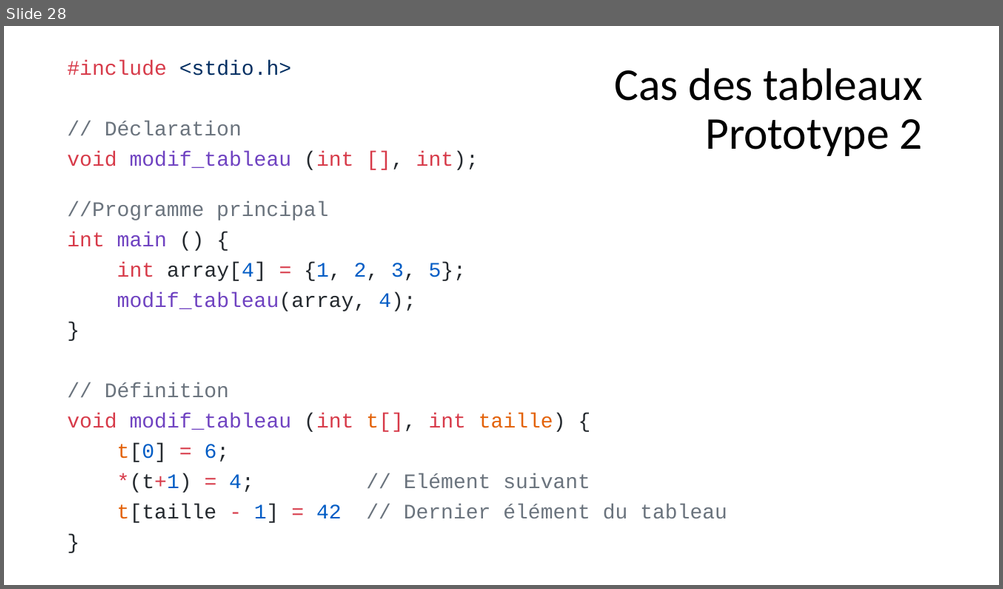
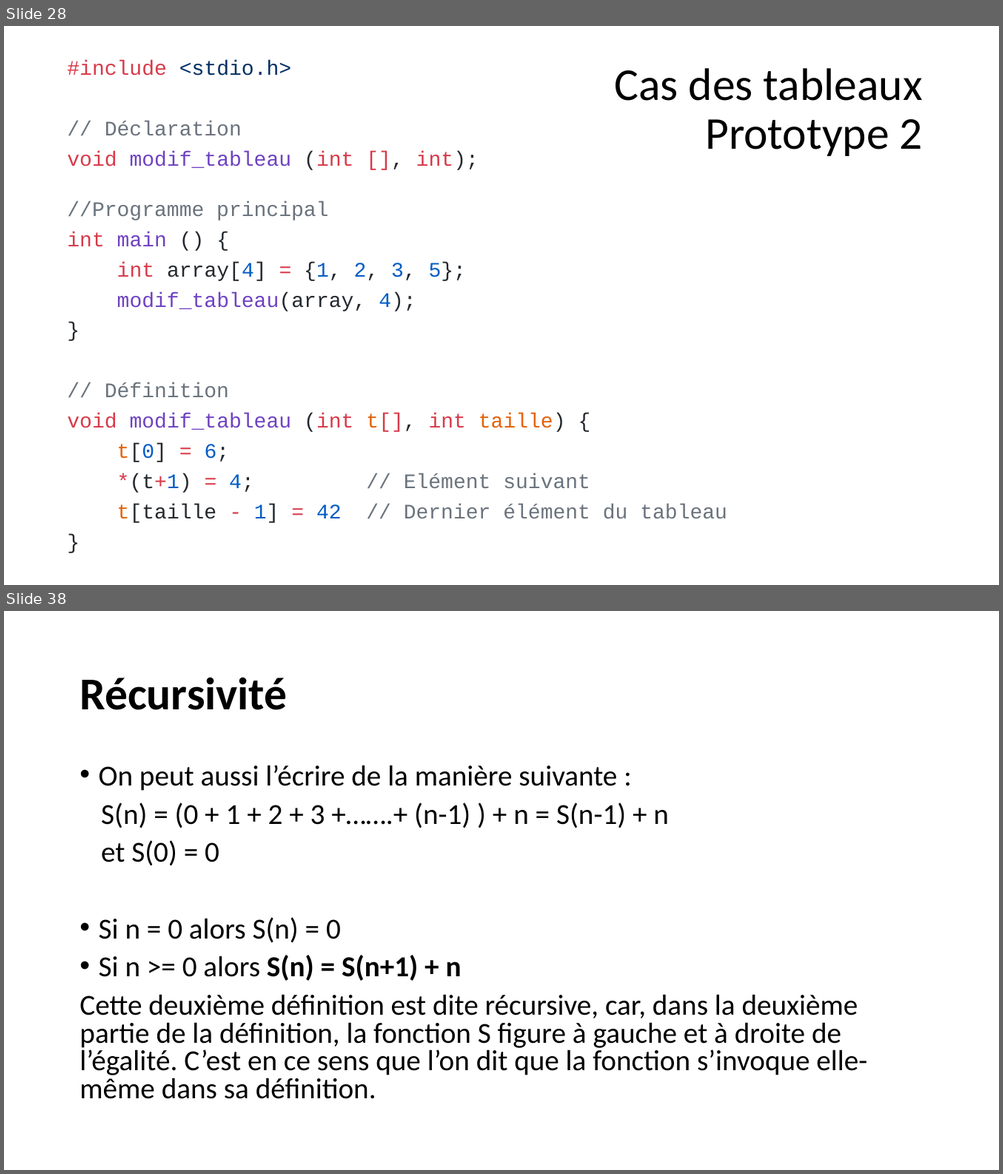
Before and after one commit to standard3/BTS1, a slide deck: 02_C/05_Fonctions/Fonctions.pptx. Shown one above the other, each under a label of ours: slide 28 before the commit, slides 28 and 38 after it; the slides between them are not shown. The pictures are 1003x589 and 1003x1174 pixels, drawn with LibreOffice and Linux fonts; fonts in the diff are those of the drawing. Boxes give left, top, right and bottom in pixels: in the first picture for what was removed or moved away, otherwise in the second. Text is boxed around its words. In the diff, an @@ line names an element or a change of style, - is before the commit and + after.

```diff
--- a/02_C/05_Fonctions/Fonctions.pptx
+++ b/02_C/05_Fonctions/Fonctions.pptx
@@ slide 38 added at bbox=[4, 611, 999, 1170], background #FFFFFF @@
@@ title added at bbox=[79, 677, 287, 710], 44 pt, text #000000, bold @@
+Récursivité
@@ text added at bbox=[79, 765, 867, 1099], 28 pt, text #000000 @@
+• On peut aussi l’écrire de la manière suivante :
+S(n) = (0 + 1 + 2 + 3 +…….+ (n-1) ) + n = S(n-1) + n
+et S(0) = 0
+• Si n = 0 alors S(n) = 0
+• Si n >= 0 alors S(n) = S(n+1) + n
+Cette deuxième définition est dite récursive, car, dans la deuxième partie de la définition, la fonction S figure à gauche et à droite de l’égalité. C’est en ce sens que l’on dit que la fonction s’invoque elle-même dans sa définition.
```
Also in this commit, not shown: 12 other slides added, 3 other files.
